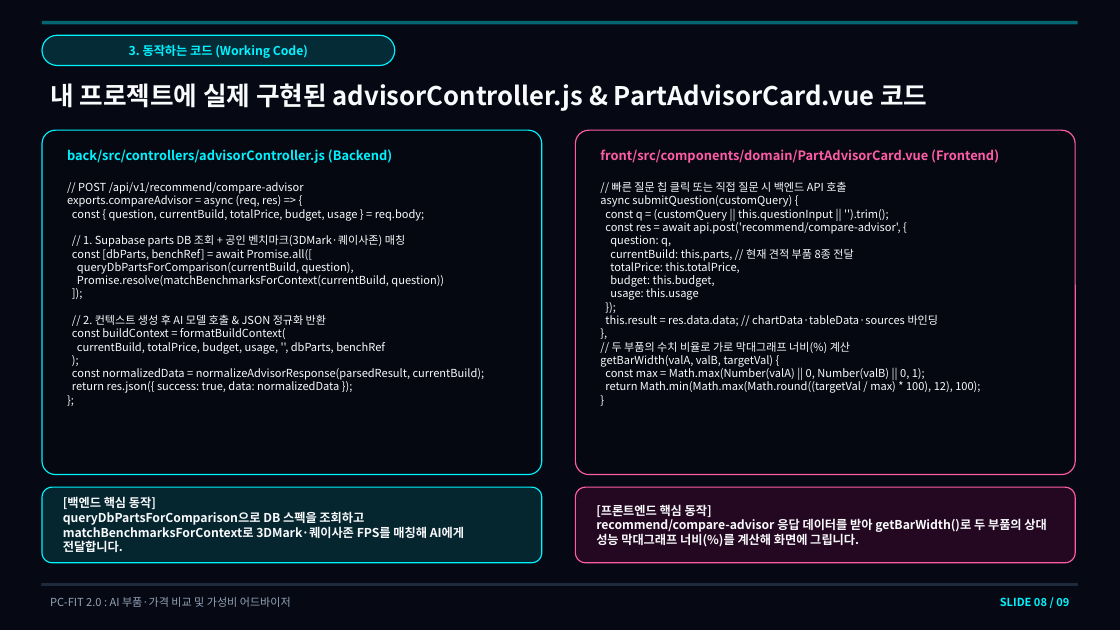
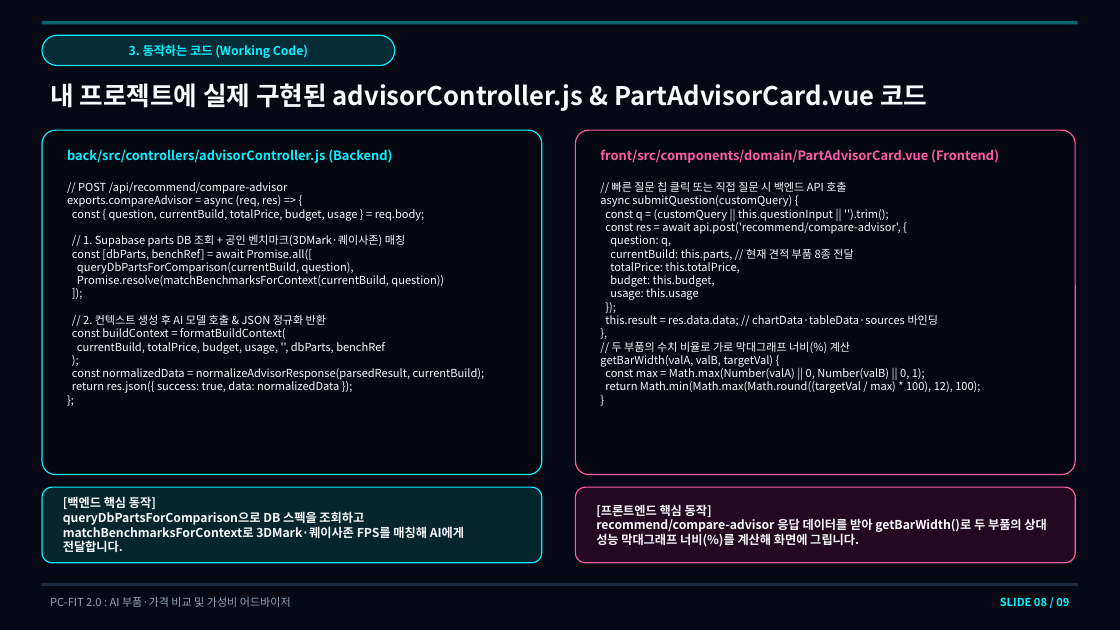
Before and after one commit to tjandud/pc-fit, a slide deck: slide 8 of PC-FIT_2학기_발표자료.pptx. Drawn at 1120x630 pixels with LibreOffice and Linux fonts; fonts in the diff are those of the drawing. Boxes give left, top, right and bottom in pixels: in the first picture for what was removed or moved away, otherwise in the second. Text is boxed around its words. In the diff, an @@ line names an element or a change of style, - is before the commit and + after.

```diff
--- a/PC-FIT_2학기_발표자료.pptx
+++ b/PC-FIT_2학기_발표자료.pptx
@@ text at [78, 182, 287, 194]: text changed @@
-// POST /api/v1/recommend/compare-advisor
+// POST /api/recommend/compare-advisor
```
Also in this commit, not shown: 3 other slides changed.
